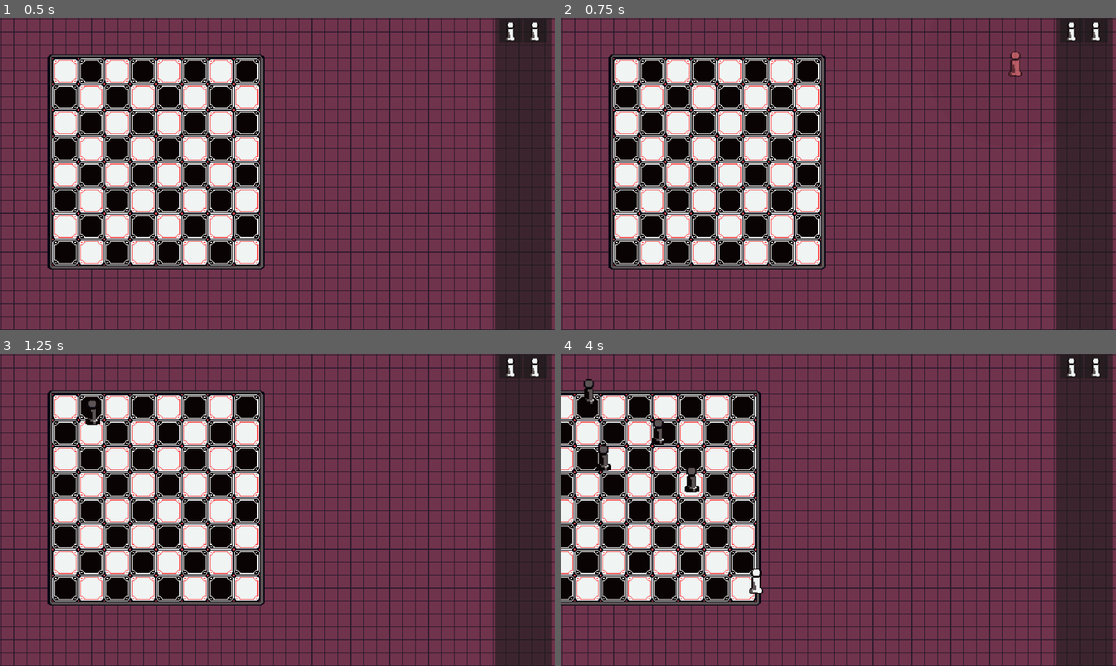
Above: before the commit, frames 1-4 (two rows, left to right).
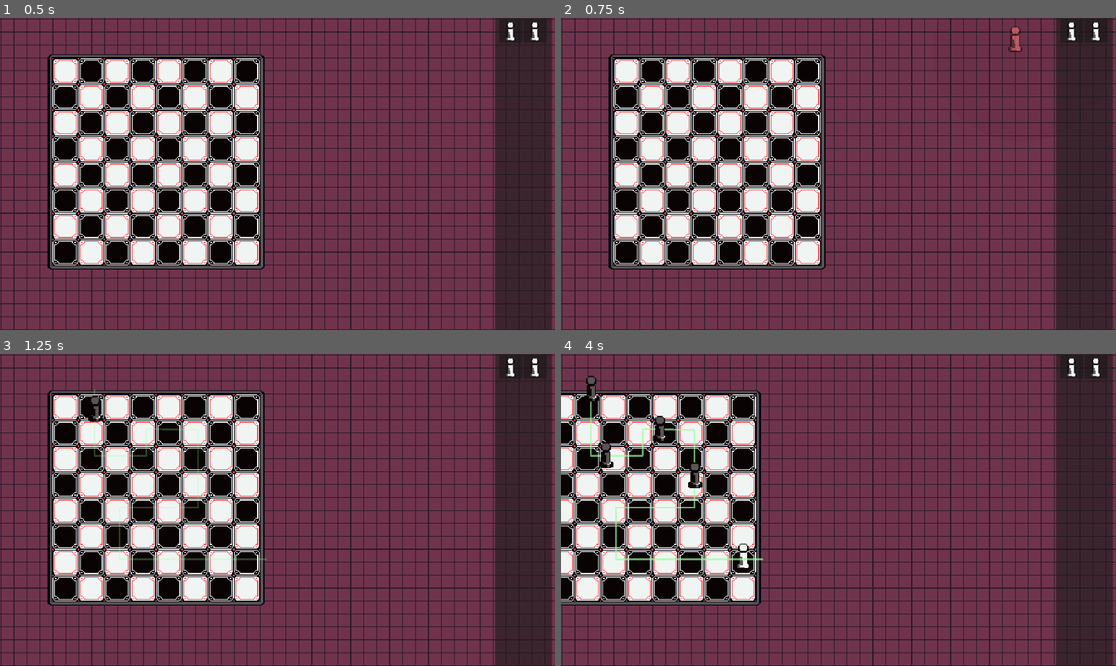
Above: after the commit, the same moments.

Repository: Saudadeeee/8x8
Game: Godot game, scene res://scenes/main.tscn
Two runs of this game, one before a commit and one after it. Both use one fixed random seed, a clock stepped at 60 frames per second and the inputs below. The project has no main scene, so this scene is started directly.
Inputs (mouse positions are in pixels of both pictures, inside the frame that each line leads up to):
- Up to frame 1 (0.5 s): no input
- Up to frame 2 (0.75 s): tap Enter at 0.5 s; drag from (1071, 30) to (894, 105) at 0.52 s
- Up to frame 3 (1.25 s): no input
- Up to frame 4 (4 s): drag from (1093, 366) to (810, 572) at 1.27 s; move the mouse to (894, 441) at 2.02 s; hold D (move_right) 2.03-2.75 s; click (894, 441) at 2.17 s; drag from (810, 572) to (672, 463) at 2.77 s; move the mouse to (1005, 556) at 3.52 s; hold A (move_left) from 3.53 s (still down); click (1005, 556) at 3.67 s

Frame 1 is identical in both runs. In frame 2, 0.2% of the frame differs, in the area x 80-84%, y 2-19%; in frame 3, 0.4%; in frame 4, 1.3%, in the area x 4-37%, y 6-77%.

Commit message:
fixing UI

Diff:
--- a/scenes/Stage/Stage 1.tscn
+++ b/scenes/Stage/Stage 1.tscn
@@ -1,18 +1,20 @@
-[gd_scene load_steps=3 format=3 uid="uid://bf7qokoxl5g7l"]
+[gd_scene load_steps=4 format=3 uid="uid://bf7qokoxl5g7l"]
 
 [ext_resource type="PackedScene" uid="uid://vbfnetcp78to" path="res://scenes/Enemy/solder_a.tscn" id="1_fmji0"]
+[ext_resource type="Script" uid="uid://dfku0ix5lkax8" path="res://scripts/gamealgo/path_preview.gd" id="1_kmqlk"]
 
 [sub_resource type="Curve2D" id="Curve2D_0wfyh"]
 _data = {
-"points": PackedVector2Array(0, 0, 0, 0, 49, -2, 0, 0, 0, 0, 48, 79, 0, 0, 0, 0, 111, 80, 0, 0, 0, 0, 112, 47, 0, 0, 0, 0, 176, 47, 0, 0, 0, 0, 176, 144, 0, 0, 0, 0, 80, 145, 0, 0, 0, 0, 80, 207, 0, 0, 0, 0, 259, 207)
+"points": PackedVector2Array(0, 0, 0, 0, 52, -6, 0, 0, 0, 0, 52, 76, 0, 0, 0, 0, 116, 76, 0, 0, 0, 0, 116, 43, 0, 0, 0, 0, 180, 44, 0, 0, 0, 0, 180, 140, 0, 0, 0, 0, 83, 140, 0, 0, 0, 0, 83, 204, 0, 0, 0, 0, 264, 204)
 }
 point_count = 9
 
 [node name="Path2D" type="Path2D"]
 curve = SubResource("Curve2D_0wfyh")
+script = ExtResource("1_kmqlk")
 
 [node name="PathFollow2D" type="PathFollow2D" parent="."]
-position = Vector2(49, -2)
+position = Vector2(52, -6)
 rotation = 1.58314
 rotates = false
 loop = false
--- a/scenes/Stage/new_tile_set.tres
+++ /dev/null
@@ -1,258 +0,0 @@
-[gd_resource type="TileSet" load_steps=5 format=3 uid="uid://c4223njmk2cx"]
-
-[ext_resource type="Texture2D" uid="uid://bm3ecs1jg3ils" path="res://assets/chess/NullTale Chess Update.png" id="1_0120i"]
-[ext_resource type="Texture2D" uid="uid://b78oj2umwsse0" path="res://assets/chess/NullTale Chess Update 2.png" id="2_6rkk4"]
-
-[sub_resource type="TileSetAtlasSource" id="TileSetAtlasSource_8vbss"]
-texture = ExtResource("1_0120i")
-1:0/0 = 0
-2:0/0 = 0
-4:0/0 = 0
-5:0/0 = 0
-3:1/0 = 0
-4:1/0 = 0
-6:1/0 = 0
-11:1/0 = 0
-12:1/0 = 0
-13:1/0 = 0
-14:1/0 = 0
-15:1/0 = 0
-1:2/0 = 0
-2:2/0 = 0
-3:2/0 = 0
-4:2/0 = 0
-1:3/0 = 0
-2:3/0 = 0
-4:3/0 = 0
-6:3/0 = 0
-3:4/0 = 0
-4:4/0 = 0
-5:4/0 = 0
-6:4/0 = 0
-8:4/0 = 0
-9:4/0 = 0
-10:4/0 = 0
-11:4/0 = 0
-1:5/0 = 0
-2:5/0 = 0
-3:5/0 = 0
-4:5/0 = 0
-5:5/0 = 0
-6:5/0 = 0
-7:5/0 = 0
-8:5/0 = 0
-9:5/0 = 0
-10:5/0 = 0
-11:5/0 = 0
-3:6/0 = 0
-4:6/0 = 0
-5:6/0 = 0
-6:6/0 = 0
-7:6/0 = 0
-8:6/0 = 0
-9:6/0 = 0
-10:6/0 = 0
-11:6/0 = 0
-1:7/0 = 0
-2:7/0 = 0
-3:7/0 = 0
-4:7/0 = 0
-5:7/0 = 0
-6:7/0 = 0
-7:7/0 = 0
-8:7/0 = 0
-9:7/0 = 0
-10:7/0 = 0
-11:7/0 = 0
-8:8/0 = 0
-9:8/0 = 0
-10:8/0 = 0
-11:8/0 = 0
-1:9/0 = 0
-2:9/0 = 0
-0:10/0 = 0
-1:10/0 = 0
-2:10/0 = 0
-4:10/0 = 0
-6:10/0 = 0
-8:10/0 = 0
-9:10/0 = 0
-10:10/0 = 0
-11:10/0 = 0
-3:11/0 = 0
-4:11/0 = 0
-5:11/0 = 0
-6:11/0 = 0
-8:11/0 = 0
-9:11/0 = 0
-10:11/0 = 0
-11:11/0 = 0
-1:12/0 = 0
-2:12/0 = 0
-3:12/0 = 0
-4:12/0 = 0
-5:12/0 = 0
-6:12/0 = 0
-7:12/0 = 0
-8:12/0 = 0
-9:12/0 = 0
-10:12/0 = 0
-11:12/0 = 0
-3:13/0 = 0
-4:13/0 = 0
-5:13/0 = 0
-6:13/0 = 0
-7:13/0 = 0
-8:13/0 = 0
-9:13/0 = 0
-10:13/0 = 0
-11:13/0 = 0
-1:14/0 = 0
-2:14/0 = 0
-3:14/0 = 0
-4:14/0 = 0
-5:14/0 = 0
-6:14/0 = 0
-7:14/0 = 0
-8:14/0 = 0
-9:14/0 = 0
-10:14/0 = 0
-11:14/0 = 0
-
-[sub_resource type="TileSetAtlasSource" id="TileSetAtlasSource_66cc0"]
-texture = ExtResource("2_6rkk4")
-1:0/0 = 0
-2:0/0 = 0
-4:0/0 = 0
-5:0/0 = 0
-8:0/0 = 0
-9:0/0 = 0
-10:0/0 = 0
-3:1/0 = 0
-4:1/0 = 0
-6:1/0 = 0
-8:1/0 = 0
-10:1/0 = 0
-11:1/0 = 0
-12:1/0 = 0
-13:1/0 = 0
-14:1/0 = 0
-15:1/0 = 0
-1:2/0 = 0
-2:2/0 = 0
-3:2/0 = 0
-4:2/0 = 0
-8:2/0 = 0
-9:2/0 = 0
-10:2/0 = 0
-1:3/0 = 0
-2:3/0 = 0
-4:3/0 = 0
-6:3/0 = 0
-3:4/0 = 0
-4:4/0 = 0
-5:4/0 = 0
-6:4/0 = 0
-8:4/0 = 0
-9:4/0 = 0
-10:4/0 = 0
-11:4/0 = 0
-1:5/0 = 0
-2:5/0 = 0
-3:5/0 = 0
-4:5/0 = 0
-5:5/0 = 0
-6:5/0 = 0
-8:5/0 = 0
-9:5/0 = 0
-10:5/0 = 0
-11:5/0 = 0
-2:6/0 = 0
-3:6/0 = 0
-4:6/0 = 0
-5:6/0 = 0
-6:6/0 = 0
-7:6/0 = 0
-8:6/0 = 0
-9:6/0 = 0
-10:6/0 = 0
-11:6/0 = 0
-1:7/0 = 0
-2:7/0 = 0
-3:7/0 = 0
-4:7/0 = 0
-5:7/0 = 0
-6:7/0 = 0
-7:7/0 = 0
-8:7/0 = 0
-9:7/0 = 0
-10:7/0 = 0
-11:7/0 = 0
-8:8/0 = 0
-9:8/0 = 0
-10:8/0 = 0
-11:8/0 = 0
-1:9/0 = 0
-2:9/0 = 0
-0:10/0 = 0
-1:10/0 = 0
-2:10/0 = 0
-4:10/0 = 0
-6:10/0 = 0
-8:10/0 = 0
-9:10/0 = 0
-10:10/0 = 0
-11:10/0 = 0
-3:11/0 = 0
-4:11/0 = 0
-5:11/0 = 0
-6:11/0 = 0
-8:11/0 = 0
-9:11/0 = 0
-10:11/0 = 0
-11:11/0 = 0
-1:12/0 = 0
-2:12/0 = 0
-3:12/0 = 0
-4:12/0 = 0
-5:12/0 = 0
-6:12/0 = 0
-7:12/0 = 0
-8:12/0 = 0
-9:12/0 = 0
-10:12/0 = 0
-11:12/0 = 0
-3:13/0 = 0
-4:13/0 = 0
-5:13/0 = 0
-6:13/0 = 0
-7:13/0 = 0
-8:13/0 = 0
-9:13/0 = 0
-10:13/0 = 0
-11:13/0 = 0
-1:14/0 = 0
-2:14/0 = 0
-3:14/0 = 0
-4:14/0 = 0
-5:14/0 = 0
-6:14/0 = 0
-7:14/0 = 0
-8:14/0 = 0
-9:14/0 = 0
-10:14/0 = 0
-11:14/0 = 0
-12:5/0 = 0
-13:4/0 = 0
-14:4/0 = 0
-15:3/0 = 0
-14:3/0 = 0
-12:4/0 = 0
-7:3/0 = 0
-
-[resource]
-occlusion_layer_0/light_mask = 1
-custom_data_layer_0/name = ""
-custom_data_layer_0/type = 0
-sources/0 = SubResource("TileSetAtlasSource_8vbss")
-sources/1 = SubResource("TileSetAtlasSource_66cc0")
--- a/scenes/main.tscn
+++ b/scenes/main.tscn
@@ -1,15 +1,270 @@
-[gd_scene load_steps=5 format=3 uid="uid://d3kg77cqbpcbl"]
+[gd_scene load_steps=9 format=3 uid="uid://d3kg77cqbpcbl"]
 
 [ext_resource type="Script" uid="uid://bjh18fjvru3pj" path="res://scripts/gamealgo/path_spawner.gd" id="2_0wfyh"]
-[ext_resource type="TileSet" uid="uid://c4223njmk2cx" path="res://scenes/Stage/new_tile_set.tres" id="2_jyhfs"]
 [ext_resource type="PackedScene" uid="uid://bsjvkmwnsdxrm" path="res://scenes/tile_map.tscn" id="2_sugp2"]
+[ext_resource type="Texture2D" uid="uid://bm3ecs1jg3ils" path="res://assets/chess/NullTale Chess Update.png" id="2_tbgi4"]
+[ext_resource type="Texture2D" uid="uid://b78oj2umwsse0" path="res://assets/chess/NullTale Chess Update 2.png" id="3_tefeu"]
 [ext_resource type="PackedScene" uid="uid://d2fb1rs14dq1v" path="res://scenes/UI/ui.tscn" id="4_jyhfs"]
+
+[sub_resource type="TileSetAtlasSource" id="TileSetAtlasSource_8vbss"]
+texture = ExtResource("2_tbgi4")
+1:0/0 = 0
+2:0/0 = 0
+4:0/0 = 0
+5:0/0 = 0
+3:1/0 = 0
+4:1/0 = 0
+6:1/0 = 0
+11:1/0 = 0
+12:1/0 = 0
+13:1/0 = 0
+14:1/0 = 0
+15:1/0 = 0
+1:2/0 = 0
+2:2/0 = 0
+3:2/0 = 0
+4:2/0 = 0
+1:3/0 = 0
+2:3/0 = 0
+4:3/0 = 0
+6:3/0 = 0
+3:4/0 = 0
+4:4/0 = 0
+5:4/0 = 0
+6:4/0 = 0
+8:4/0 = 0
+9:4/0 = 0
+10:4/0 = 0
+11:4/0 = 0
+1:5/0 = 0
+2:5/0 = 0
+3:5/0 = 0
+4:5/0 = 0
+5:5/0 = 0
+6:5/0 = 0
+7:5/0 = 0
+8:5/0 = 0
+9:5/0 = 0
+10:5/0 = 0
+11:5/0 = 0
+3:6/0 = 0
+4:6/0 = 0
+5:6/0 = 0
+6:6/0 = 0
+7:6/0 = 0
+8:6/0 = 0
+9:6/0 = 0
+10:6/0 = 0
+11:6/0 = 0
+1:7/0 = 0
+2:7/0 = 0
+3:7/0 = 0
+4:7/0 = 0
+5:7/0 = 0
+6:7/0 = 0
+7:7/0 = 0
+8:7/0 = 0
+9:7/0 = 0
+10:7/0 = 0
+11:7/0 = 0
+8:8/0 = 0
+9:8/0 = 0
+10:8/0 = 0
+11:8/0 = 0
+1:9/0 = 0
+2:9/0 = 0
+0:10/0 = 0
+1:10/0 = 0
+2:10/0 = 0
+4:10/0 = 0
+6:10/0 = 0
+8:10/0 = 0
+9:10/0 = 0
+10:10/0 = 0
+11:10/0 = 0
+3:11/0 = 0
+4:11/0 = 0
+5:11/0 = 0
+6:11/0 = 0
+8:11/0 = 0
+9:11/0 = 0
+10:11/0 = 0
+11:11/0 = 0
+1:12/0 = 0
+2:12/0 = 0
+3:12/0 = 0
+4:12/0 = 0
+5:12/0 = 0
+6:12/0 = 0
+7:12/0 = 0
+8:12/0 = 0
+9:12/0 = 0
+10:12/0 = 0
+11:12/0 = 0
+3:13/0 = 0
+4:13/0 = 0
+5:13/0 = 0
+6:13/0 = 0
+7:13/0 = 0
+8:13/0 = 0
+9:13/0 = 0
+10:13/0 = 0
+11:13/0 = 0
+1:14/0 = 0
+2:14/0 = 0
+3:14/0 = 0
+4:14/0 = 0
+5:14/0 = 0
+6:14/0 = 0
+7:14/0 = 0
+8:14/0 = 0
+9:14/0 = 0
+10:14/0 = 0
+11:14/0 = 0
+
+[sub_resource type="TileSetAtlasSource" id="TileSetAtlasSource_66cc0"]
+texture = ExtResource("3_tefeu")
+1:0/0 = 0
+2:0/0 = 0
+4:0/0 = 0
+5:0/0 = 0
+8:0/0 = 0
+9:0/0 = 0
+10:0/0 = 0
+3:1/0 = 0
+4:1/0 = 0
+6:1/0 = 0
+8:1/0 = 0
+10:1/0 = 0
+11:1/0 = 0
+12:1/0 = 0
+13:1/0 = 0
+14:1/0 = 0
+15:1/0 = 0
+1:2/0 = 0
+2:2/0 = 0
+3:2/0 = 0
+4:2/0 = 0
+8:2/0 = 0
+9:2/0 = 0
+10:2/0 = 0
+1:3/0 = 0
+2:3/0 = 0
+4:3/0 = 0
+6:3/0 = 0
+3:4/0 = 0
+4:4/0 = 0
+5:4/0 = 0
+6:4/0 = 0
+8:4/0 = 0
+9:4/0 = 0
+10:4/0 = 0
+11:4/0 = 0
+1:5/0 = 0
+2:5/0 = 0
+3:5/0 = 0
+4:5/0 = 0
+5:5/0 = 0
+6:5/0 = 0
+8:5/0 = 0
+9:5/0 = 0
+10:5/0 = 0
+11:5/0 = 0
+2:6/0 = 0
+3:6/0 = 0
+4:6/0 = 0
+5:6/0 = 0
+6:6/0 = 0
+7:6/0 = 0
+8:6/0 = 0
+9:6/0 = 0
+10:6/0 = 0
+11:6/0 = 0
+1:7/0 = 0
+2:7/0 = 0
+3:7/0 = 0
+4:7/0 = 0
+5:7/0 = 0
+6:7/0 = 0
+7:7/0 = 0
+8:7/0 = 0
+9:7/0 = 0
+10:7/0 = 0
+11:7/0 = 0
+8:8/0 = 0
+9:8/0 = 0
+10:8/0 = 0
+11:8/0 = 0
+1:9/0 = 0
+2:9/0 = 0
+0:10/0 = 0
+1:10/0 = 0
+2:10/0 = 0
+4:10/0 = 0
+6:10/0 = 0
+8:10/0 = 0
+9:10/0 = 0
+10:10/0 = 0
+11:10/0 = 0
+3:11/0 = 0
+4:11/0 = 0
+5:11/0 = 0
+6:11/0 = 0
+8:11/0 = 0
+9:11/0 = 0
+10:11/0 = 0
+11:11/0 = 0
+1:12/0 = 0
+2:12/0 = 0
+3:12/0 = 0
+4:12/0 = 0
+5:12/0 = 0
+6:12/0 = 0
+7:12/0 = 0
+8:12/0 = 0
+9:12/0 = 0
+10:12/0 = 0
+11:12/0 = 0
+3:13/0 = 0
+4:13/0 = 0
+5:13/0 = 0
+6:13/0 = 0
+7:13/0 = 0
+8:13/0 = 0
+9:13/0 = 0
+10:13/0 = 0
+11:13/0 = 0
+1:14/0 = 0
+2:14/0 = 0
+3:14/0 = 0
+4:14/0 = 0
+5:14/0 = 0
+6:14/0 = 0
+7:14/0 = 0
+8:14/0 = 0
+9:14/0 = 0
+10:14/0 = 0
+11:14/0 = 0
+12:5/0 = 0
+13:4/0 = 0
+14:4/0 = 0
+15:3/0 = 0
+14:3/0 = 0
+12:4/0 = 0
+7:3/0 = 0
+
+[sub_resource type="TileSet" id="TileSet_o6xl0"]
+occlusion_layer_0/light_mask = 1
+custom_data_layer_0/name = ""
+custom_data_layer_0/type = 0
+sources/0 = SubResource("TileSetAtlasSource_8vbss")
+sources/1 = SubResource("TileSetAtlasSource_66cc0")
 
 [node name="Main" type="Node2D"]
 
 [node name="Board" parent="." instance=ExtResource("2_sugp2")]
 unique_name_in_owner = true
-tile_set = ExtResource("2_jyhfs")
+tile_set = SubResource("TileSet_o6xl0")
 
 [node name="PathSpawner" type="Node2D" parent="."]
 script = ExtResource("2_0wfyh")
--- a/scenes/tower/pawn.tscn
+++ b/scenes/tower/pawn.tscn
@@ -18,12 +18,13 @@
 corner_radius_bottom_left = 120
 
 [node name="Pawn" type="StaticBody2D"]
-z_index = 1
+z_index = 2
 script = ExtResource("1_0livs")
 bullet_scene = ExtResource("2_jl0sn")
 
 [node name="Pawnsprite" type="Sprite2D" parent="."]
-scale = Vector2(1, 0.9375)
+position = Vector2(-8, -22.75)
+scale = Vector2(1, 0.947917)
 texture = ExtResource("2_5xhju")
 
 [node name="Aim" type="Marker2D" parent="."]
@@ -33,6 +34,7 @@
 collision_mask = 2
 
 [node name="CollisionShape2D" type="CollisionShape2D" parent="Tower"]
+visible = false
 shape = SubResource("CircleShape2D_jl0sn")
 
 [node name="BulletContainer" type="Node" parent="."]
@@ -42,10 +44,11 @@
 shape = SubResource("RectangleShape2D_7inqg")
 
 [node name="Area" type="Panel" parent="."]
+visible = false
 z_index = -1
-offset_left = -111.0
-offset_top = -111.0
-offset_right = 111.0
+offset_left = -110.0
+offset_top = -110.0
+offset_right = 112.0
 offset_bottom = 111.0
 mouse_filter = 2
 theme_override_styles/panel = SubResource("StyleBoxFlat_5xhju")
--- a/scripts/UI/pawnpanel.gd
+++ b/scripts/UI/pawnpanel.gd
@@ -1,24 +1,26 @@
 extends Panel
 
 @export var tower_scene: PackedScene
-@export var board_layer: int = 1                  # layer chứa bàn cờ (0-based)
-@export var place_offset: Vector2 = Vector2.ZERO  # tinh chỉnh thêm (vd (0,1))
-@export var snap_to_pixel: bool = true            # làm tròn về pixel cho pixel-art
+@export var board_layer: int = 1                       # layer bàn cờ
+@export var subtiles_per_cell: int = 2                 # 1 ô logic = n×n ô con (2 nếu 2×2)
+@export var origin_is_center: bool = false             # true nếu TileMap → Rendering → Tile Origin = Center
+@export var snap_pivot_path: NodePath = ^"SnapPivot"   # Node2D trong tower đặt ở “bàn chân”
+@export var place_offset: Vector2 = Vector2.ZERO
+@export var snap_to_pixel: bool = true
 
 @onready var board: TileMap = get_tree().get_root().get_node_or_null("Main/Board")
 @onready var towers_parent: Node = get_tree().get_root().get_node_or_null("Main/Tower")
 
-var dragging: bool = false
-var ghost: Node2D = null
-var hover_cell: Vector2i = Vector2i.ZERO
-var can_place: bool = false
-var occupied: Dictionary = {}                     # { Vector2i : Node }
+var dragging := false
+var ghost: Node2D
+var hover_cell: Vector2i = Vector2i.ZERO              # ô LOGIC
+var can_place := false
+var occupied: Dictionary = {}                         # { Vector2i : Node }
 
 func _ready() -> void:
-	if board == null:
-		push_error("Pawnpanel: Không tìm thấy Main/Board")
-	if towers_parent == null:
-		push_error("Pawnpanel: Không tìm thấy Main/Tower")
+	if board == null: push_error("Pawnpanel: Không tìm thấy Main/Board")
+	if towers_parent == null: push_error("Pawnpanel: Không tìm thấy Main/Tower")
+	if subtiles_per_cell < 1: subtiles_per_cell = 1
 
 func _on_gui_input(event: InputEvent) -> void:
 	if event is InputEventMouseButton and event.button_index == MOUSE_BUTTON_LEFT and event.pressed:
@@ -29,25 +31,20 @@
 		_update_ghost()
 
 func _start_drag() -> void:
-	if ghost != null or towers_parent == null:
-		return
+	if ghost != null or towers_parent == null: return
 	ghost = tower_scene.instantiate()
 	ghost.process_mode = Node.PROCESS_MODE_DISABLED
-	if ghost.has_node("Area"):
-		ghost.get_node("Area").visible = true
+	if ghost.has_node("Area"): ghost.get_node("Area").visible = true
 	towers_parent.add_child(ghost)
 	dragging = true
 	_update_ghost()
 
 func _finish_drag() -> void:
-	if not dragging:
-		return
+	if not dragging: return
 	dragging = false
-
 	if ghost != null and can_place:
 		ghost.process_mode = Node.PROCESS_MODE_INHERIT
-		if ghost.has_node("Area"):
-			ghost.get_node("Area").visible = false
+		if ghost.has_node("Area"): ghost.get_node("Area").visible = false
 		occupied[hover_cell] = ghost
 		ghost = null
 	elif ghost != null:
@@ -55,35 +52,80 @@
 		ghost = null
 
 func _update_ghost() -> void:
-	if ghost == null or board == null:
-		return
+	if ghost == null or board == null: return
 
-	# 1) Ô dưới chuột
+	# 1) Ô CON dưới chuột
 	var mouse_world: Vector2 = ghost.get_global_mouse_position()
-	var cell: Vector2i = board.local_to_map(board.to_local(mouse_world))
-	hover_cell = cell
+	var small_cell: Vector2i = board.local_to_map(board.to_local(mouse_world))
 
-	# 2) Snap vào TÂM ô (độc lập Tile Origin)
-	ghost.global_position = _cell_center_world(cell)
+	# 2) Quy về Ô LOGIC bằng floor-division (an toàn khi toạ độ âm)
+	var n := subtiles_per_cell
+	var big_cell := _to_big_cell(small_cell, n)
+	hover_cell = big_cell
 
-	# 3) Chỉ cho đặt nếu: trong used rect, layer này có tile, và ô chưa bị chiếm
-	var in_used: bool = board.get_used_rect().has_point(cell)
-	var src_id: int = board.get_cell_source_id(board_layer, cell)
-	var has_tile: bool = (src_id != -1)
-	var free: bool = not occupied.has(cell)
-	can_place = in_used and has_tile and free
+	# 3) Snap: đặt pivot của tower đúng TÂM ô logic (độc lập Tile Origin)
+	ghost.global_position = _big_cell_center_world(big_cell) - _pivot_local_offset()
 
-	# 4) Màu preview
-	ghost.modulate = Color(1, 1, 1, 1) if can_place else Color(1, 0.5, 0.5, 0.6)
+	# 4) Hợp lệ: trong used rect, đủ tile ở layer và chưa bị chiếm
+	var in_used := _big_cell_in_used(big_cell)
+	var has_tiles := _big_cell_has_all_tiles(big_cell)
+	var free := not occupied.has(big_cell)
+	can_place = in_used and has_tiles and free
+
+	# 5) Màu preview
+	ghost.modulate = Color(1,1,1,1) if can_place else Color(1,0.5,0.5,0.6)
 	if ghost.has_node("Area"):
 		var area := ghost.get_node("Area")
 		if area is CanvasItem:
-			(area as CanvasItem).modulate = Color(1, 1, 1, 0.25) if can_place else Color(1, 0, 0, 0.25)
+			(area as CanvasItem).modulate = Color(1,1,1,0.25) if can_place else Color(1,0,0,0.25)
 
-# ---- Tính tâm ô bền vững: trung điểm giữa cell và cell+(1,1) ----
-func _cell_center_world(cell: Vector2i) -> Vector2:
-	var p0: Vector2 = board.map_to_local(cell)
-	var p1: Vector2 = board.map_to_local(cell + Vector2i.ONE)
-	var center_local: Vector2 = (p0 + p1) * 0.5
+# ===== Helpers =====
+
+# floor-division cho Vector2i
+func _floor_div_i(a: int, n: int) -> int:
+	return int(floor(a / float(n)))
+
+func _to_big_cell(small: Vector2i, n: int) -> Vector2i:
+	return Vector2i(_floor_div_i(small.x, n), _floor_div_i(small.y, n))
+
+# Tâm ô LOGIC:
+# center = base + 0.5*(step_nx + step_ny)  [Top-Left]
+# center = base + 0.5*(step_nx + step_ny) - 0.5*(step_1x + step_1y)  [Center]
+func _big_cell_center_world(big: Vector2i) -> Vector2:
+	var n := subtiles_per_cell
+	var tl_small := big * n
+
+	var base: Vector2 = board.map_to_local(tl_small)                 # tuỳ origin: góc TL hoặc tâm ô con
+	var step_nx: Vector2 = board.map_to_local(tl_small + Vector2i(n, 0)) - base
+	var step_ny: Vector2 = board.map_to_local(tl_small + Vector2i(0, n)) - base
+	var center_local: Vector2 = base + 0.5 * (step_nx + step_ny)
+
+	if origin_is_center:
+		var step_1x := step_nx / float(n)
+		var step_1y := step_ny / float(n)
+		center_local -= 0.5 * (step_1x + step_1y)  # bù nửa ô con theo cả hai trục
+
 	var world: Vector2 = board.to_global(center_local) + place_offset
 	return world.round() if snap_to_pixel else world
+
+# Offset LOCAL từ origin ghost đến pivot (Node2D con)
+func _pivot_local_offset() -> Vector2:
+	if snap_pivot_path.is_empty(): return Vector2.ZERO
+	var p := ghost.get_node_or_null(snap_pivot_path)
+	return (p as Node2D).position if p is Node2D else Vector2.ZERO
+
+# Phạm vi/đầy đủ tile
+func _big_cell_in_used(big: Vector2i) -> bool:
+	var n := subtiles_per_cell
+	var tl_small := big * n
+	return board.get_used_rect().has_point(tl_small)
+
+func _big_cell_has_all_tiles(big: Vector2i) -> bool:
+	var n := subtiles_per_cell
+	var base := big * n
+	for y in range(n):
+		for x in range(n):
+			var id: int = board.get_cell_source_id(board_layer, base + Vector2i(x, y))
+			if id == -1:
+				return false
+	return true
--- /dev/null
+++ b/scripts/gamealgo/path_preview.gd
@@ -0,0 +1,41 @@
+@tool
+extends Path2D
+
+@export var color: Color = Color(0.6, 1.0, 0.6, 0.25) # vàng nhạt, mờ
+@export var width: float = 2.0
+@export var closed: bool = false    # nối kín hay không
+@export var show_in_game := true
+@export var show_in_editor := true
+
+var line: Line2D
+
+func _ready() -> void:
+	# luôn ở trên cùng các tile
+	z_index = 1000
+	z_as_relative = false
+
+	# tạo Line2D để hiển thị
+	line = Line2D.new()
+	line.width = width
+	line.default_color = color
+	line.joint_mode = Line2D.LINE_JOINT_ROUND
+	line.end_cap_mode = Line2D.LINE_CAP_ROUND
+	add_child(line)
+
+	_rebuild()
+	if curve:
+		curve.changed.connect(_rebuild)  # tự cập nhật khi chỉnh path
+
+func _process(_dt: float) -> void:
+	if (Engine.is_editor_hint() and show_in_editor) or (not Engine.is_editor_hint() and show_in_game):
+		# cập nhật khi di chuyển Path2D trong editor/game
+		_rebuild()
+
+func _rebuild() -> void:
+	if curve == null or line == null:
+		return
+	var pts := curve.get_baked_points()
+	line.points = pts
+	line.width = width
+	line.default_color = color
+	line.visible = (Engine.is_editor_hint() and show_in_editor) or (not Engine.is_editor_hint() and show_in_game)
Not shown, added: scripts/gamealgo/path_preview.gd.uid
